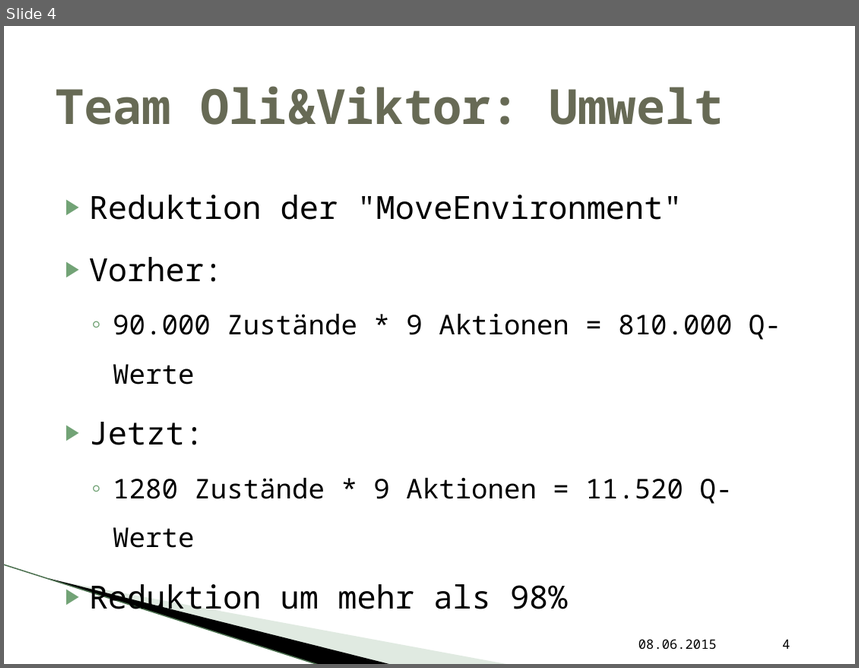
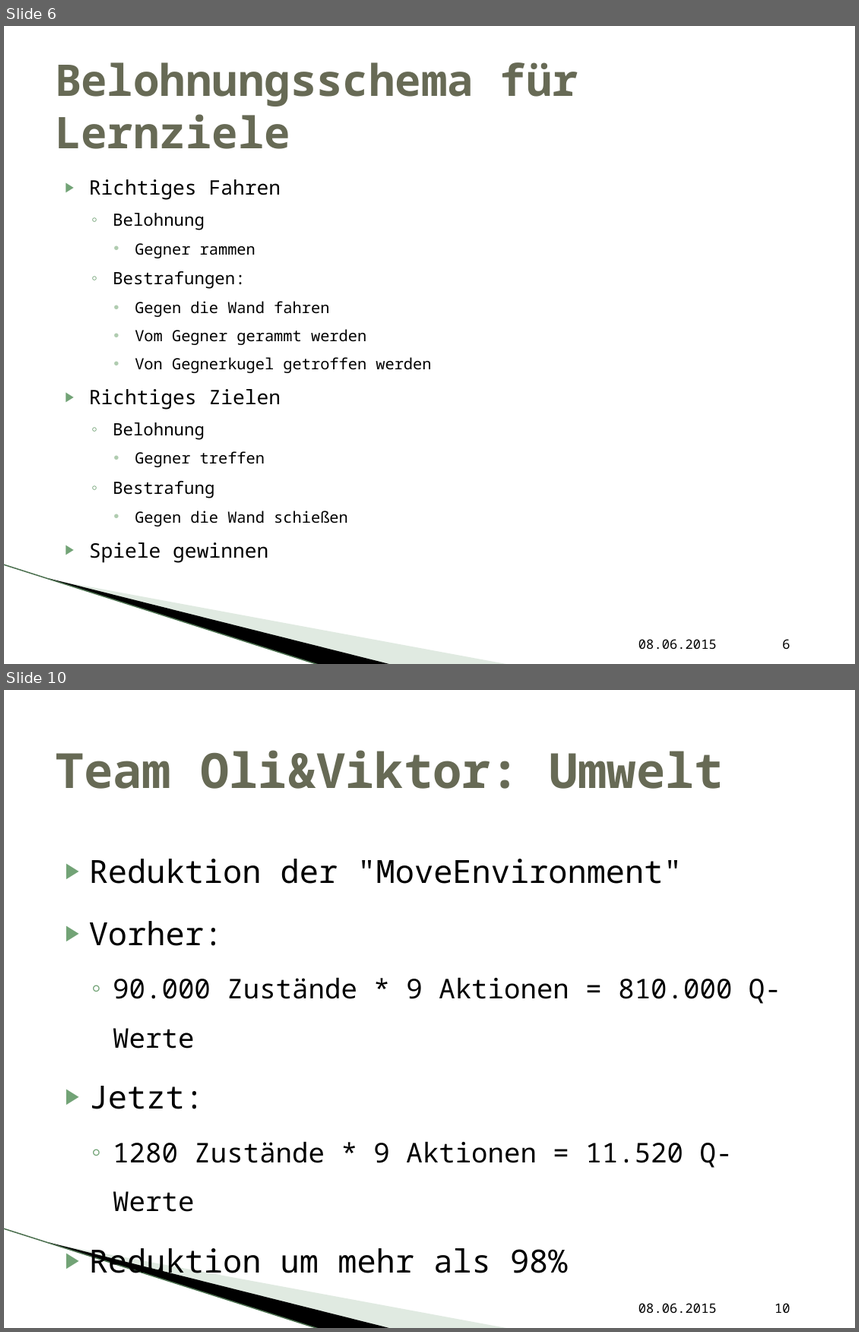
Before and after one commit to vikwin/HAW-LernendeAgenten_RC, a slide deck: Präsentation/OliViktor.pptx. Shown one above the other, each under a label of ours: slide 4 before the commit, slides 6 and 10 after it; the slides between them are not shown. The pictures are 859x668 and 859x1332 pixels, drawn with LibreOffice and Linux fonts; fonts in the diff are those of the drawing; background and template pictures are left out. Boxes give left, top, right and bottom in pixels: in the first picture for what was removed or moved away, otherwise in the second. Text is boxed around its words. In the diff, an @@ line names an element or a change of style, - is before the commit and + after.

```diff
--- a/Präsentation/OliViktor.pptx
+++ b/Präsentation/OliViktor.pptx
@@ slide 6 added at <box>4,26,855,664</box>, background #FFFFFF; not listed: 3 template elements that a slide beside it also shows @@
@@ title added at <box>55,62,579,149</box>, 36.9 pt, text #676A55, bold @@
+Belohnungsschema für Lernziele
@@ text added at <box>89,180,431,563</box>, 13.1 pt, text #000000 @@
+▶ Richtiges Fahren
+  ◦ Belohnung
+    • Gegner rammen
+  ◦ Bestrafungen:
+    • Gegen die Wand fahren
+    • Vom Gegner gerammt werden
+    • Von Gegnerkugel getroffen werden
+▶ Richtiges Zielen
+  ◦ Belohnung
+    • Gegner treffen
+  ◦ Bestrafung
+    • Gegen die Wand schießen
+▶ Spiele gewinnen
@@ text added at <box>639,639,717,649</box>, 11 pt, text #000000 @@
+08.06.2015
@@ page number added at <box>782,639,790,649</box>, 11 pt, text #000000 @@
+6
@@ what was slide 4 is now slide 10 @@
@@ page number at <box>775,1303,791,1313</box>: text changed @@
-4
+10
```
Also in this commit, not shown: 1 slide changed, 5 other slides added, 2 other files.
